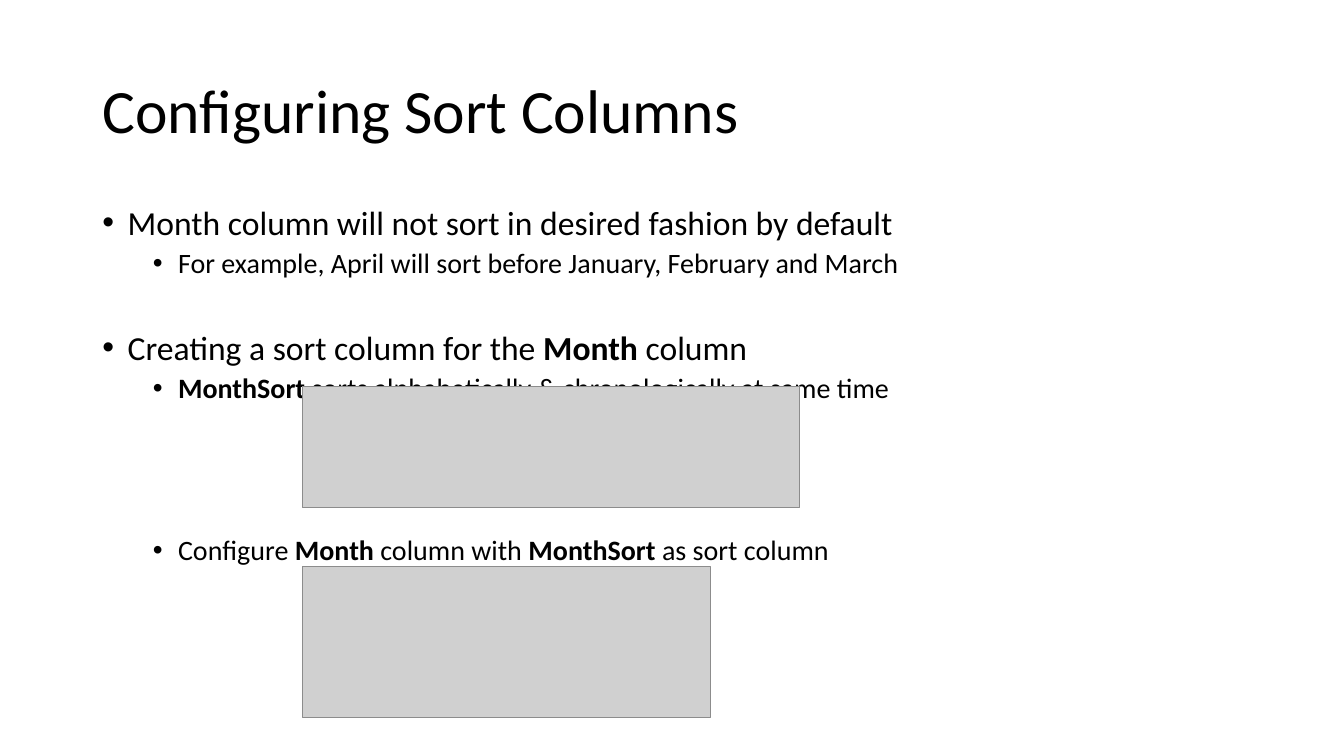
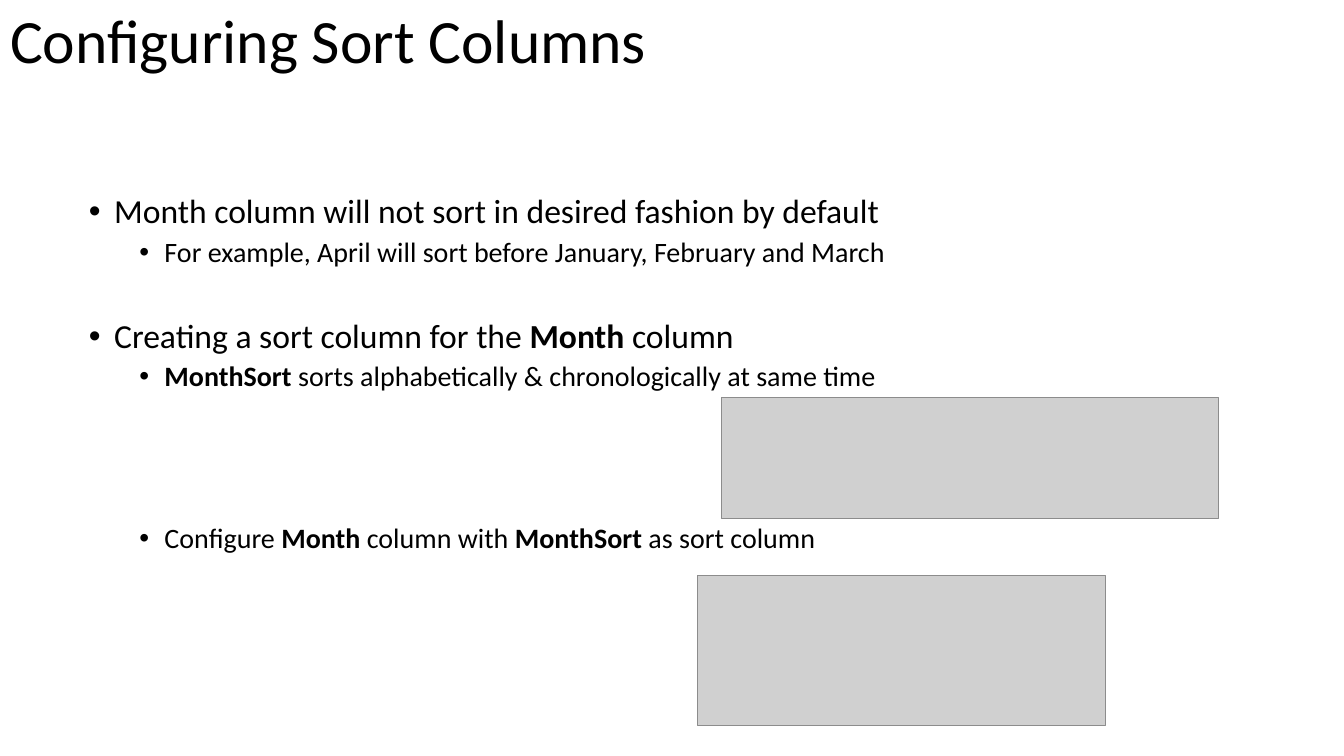
Before and after one commit to solliancenet/precon-synapse-power-bi, a slide deck: slide 42 of Slides/04 - Power BI.pptx (slide 45 before the commit). Drawn at 1344x756 pixels with LibreOffice and Linux fonts; fonts in the diff are those of the drawing; grey boxes stand for pictures. Boxes give left, top, right and bottom in pixels: in the first picture for what was removed or moved away, otherwise in the second. Text is boxed around its words. In the diff, an @@ line names an element or a change of style, - is before the commit and + after.

```diff
--- a/Slides/04 - Power BI.pptx
+++ b/Slides/04 - Power BI.pptx
@@ title "Configuring Sort Columns": place and size @@
-title "Configuring Sort Columns" at bbox=[102, 90, 738, 144]
+title "Configuring Sort Columns" at bbox=[10, 20, 646, 74]
@@ text "Month column will not sort ...": place and size @@
-text "Month column will not sort ..." at bbox=[128, 211, 898, 567]
+text "Month column will not sort ..." at bbox=[114, 199, 884, 553]
@@ picture: place and size @@
-picture at bbox=[302, 386, 800, 507]
+picture at bbox=[721, 397, 1218, 518]
@@ picture: place and size @@
-picture at bbox=[302, 567, 710, 718]
+picture at bbox=[698, 575, 1105, 726]
```
Also in this commit, not shown: 46 other slides changed, 10 slides added, 4 slides removed.
